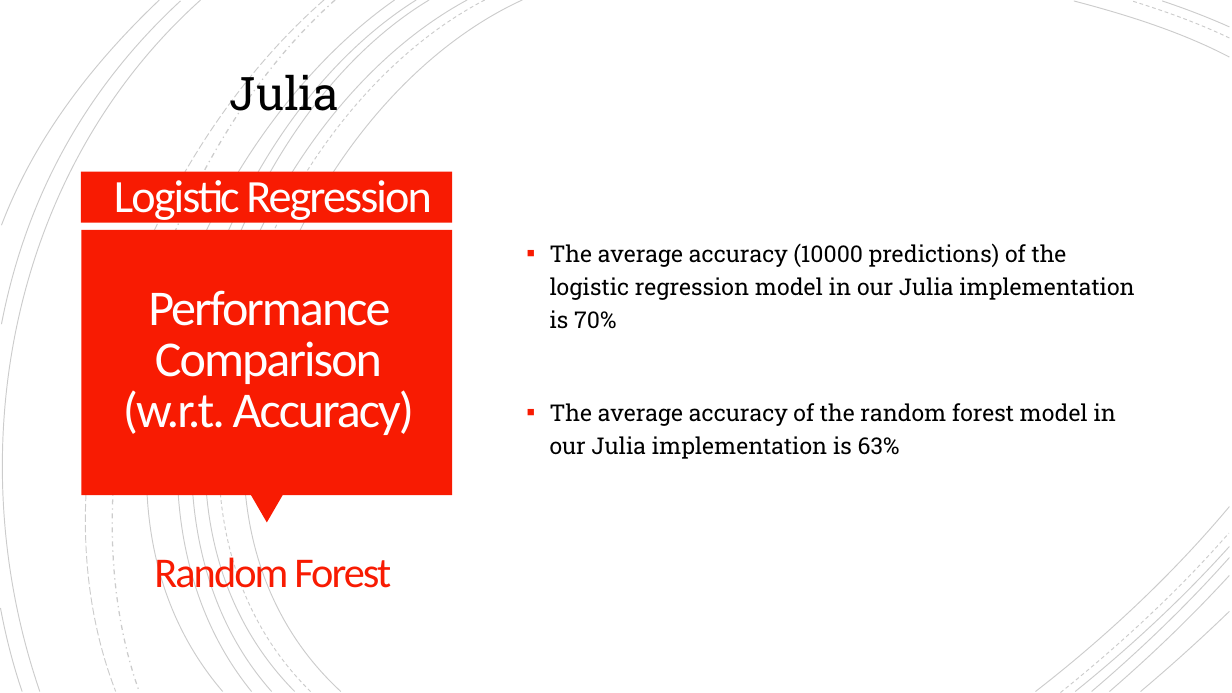
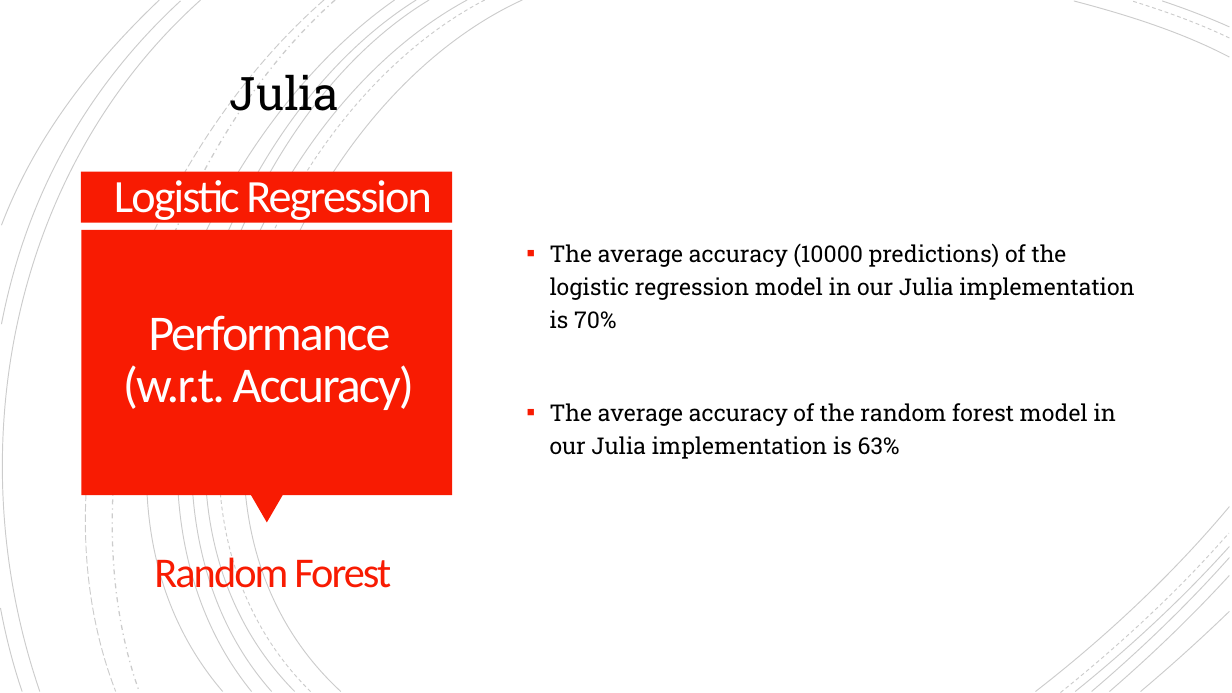
Before and after one commit to ymart1n/ML-Research-Repo, a slide deck: slide 4 of Homework 1/hw1-pre.pptx. Drawn at 1232x693 pixels with LibreOffice and Linux fonts; fonts in the diff are those of the drawing. Boxes give left, top, right and bottom in pixels: in the first picture for what was removed or moved away, otherwise in the second. Text is boxed around its words. In the diff, an @@ line names an element or a change of style, - is before the commit and + after.

```diff
--- a/Homework 1/hw1-pre.pptx
+++ b/Homework 1/hw1-pre.pptx
@@ text at (123, 315, 415, 410): text changed @@
-Performance Comparison
-(w.r.t. Accuracy)
+Performance (w.r.t. Accuracy)
```
Also in this commit, not shown: 7 other slides changed, 1 other file.
